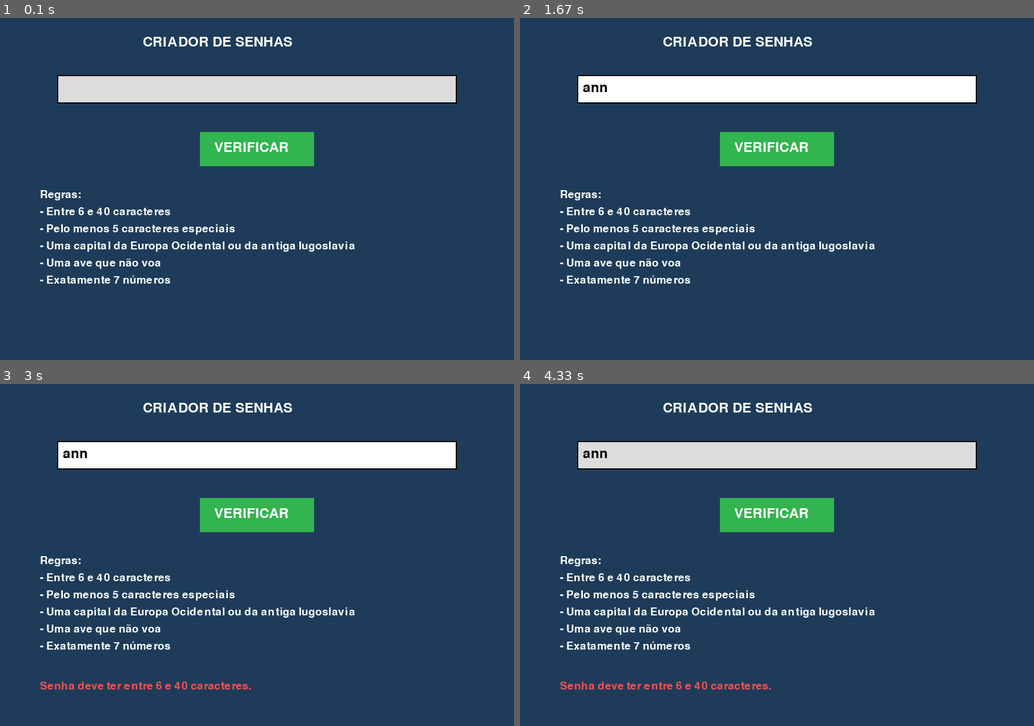
Above: before the commit, frames 1-4 (two rows, left to right).
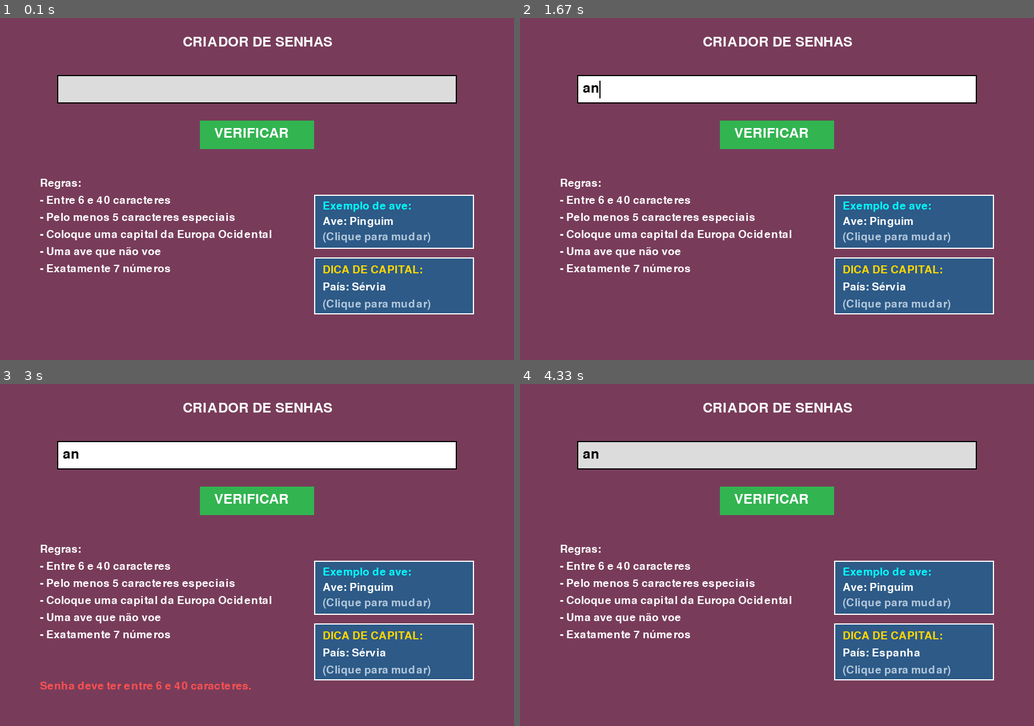
Above: after the commit, the same moments.

Repository: pedroafpovoa-cmyk/Asas-Assadas-Hackathon
Game: pygame game, started from mini game 1.py
Same seed, same stepped clock (60 frames per second), same inputs: the game is played once before the commit and once after it.
Inputs (mouse positions are in pixels of both pictures, inside the frame that each line leads up to):
- Up to frame 1 (0.1 s): no input
- Up to frame 2 (1.67 s): click (777, 89) at 0.38 s; type "ann" at 0.67 s; tap Enter at 1 s; hold Backspace from 1.22 s (still down); hold Right from 1.22 s (still down)
- Up to frame 3 (3 s): release Backspace at 1.68 s; release Right at 1.68 s; hold Delete 1.77-2.23 s; hold Right 1.77-2.23 s; click "VERIFICAR" at 2.37 s; click (257, 455) at 2.7 s, where only the run after the commit has a clickable "an"
- Up to frame 4 (4.33 s): click (915, 650) at 3.03 s, where only the run after the commit has a clickable "DICA DE CAPITAL:"; move the mouse to (967, 674) at 3.32 s; click (967, 674) at 3.37 s; move the mouse to (838, 585) at 3.65 s; click (838, 585) at 3.7 s

The runs differ from the first frame. In frame 1, 93% of the frame differs, in the area x 0-100%, y 0-100%; in frame 2, 93%; in frame 3, 92%; in frame 4, 93%.

Commit message:
Update mini game 1.py

Diff:
--- a/mini game 1.py
+++ b/mini game 1.py
@@ -1,5 +1,7 @@
 import pygame
 import string
+import random
+import unicodedata  # Importado para remover acentos na comparação
 
 pygame.init()
 
@@ -13,197 +15,300 @@
 fonte_pequena = pygame.font.SysFont(None, 28)
 
 caixa = pygame.Rect(100, 100, 700, 50)
-botao = pygame.Rect(350, 200, 200, 60)
+botao = pygame.Rect(350, 180, 200, 50)  # Ajustado levemente a posição para dar espaço aos blocos
+
+# Retângulos para os blocos de dicas no canto inferior direito
+bloquinho_ave = pygame.Rect(550, 310, 280, 95)   # Novo bloco (em cima)
+bloquinho_dica = pygame.Rect(550, 420, 280, 100) # Bloco de capitais (em baixo)
 
 cor_inativa = (220, 220, 220)
 cor_ativa = (255, 255, 255)
 
 ativa = False
 senha = ""
+indice_cursor = 0
+
+tempo_cursor = 0
+mostrar_cursor = True
 
 mensagem = ""
 cor_mensagem = (255, 255, 255)
 
 
+# Função auxiliar para remover acentos e deixar em minúsculo
+def normalizar_texto(texto):
+    texto_minusculo = texto.strip().lower()
+    # Remove acentos usando decomposição unicode
+    processado = unicodedata.normalize('NFKD', texto_minusculo)
+    return "".join([c for c in processado if not unicodedata.combining(c)])
+
+
 def carregar_lista(arquivo):
-
     lista = []
-
-    with open(arquivo, "r", encoding="utf-8") as f:
-
-        for linha in f:
-
-            linha = linha.strip().lower()
-
-            if linha != "":
-                lista.append(linha)
-
+    try:
+        with open(arquivo, "r", encoding="utf-8") as f:
+            for linha in f:
+                linha = linha.strip()
+                if linha != "":
+                    # Guarda o texto normalizado (sem acento e minúsculo) para a checagem rápida
+                    lista.append(normalizar_texto(linha))
+    except FileNotFoundError:
+        print(f"Aviso: Arquivo {arquivo} não encontrado.")
     return lista
 
 
-capitais = carregar_lista("capitais.txt")
+def carregar_capitais(arquivo):
+    dicionario_capitais = {}
+    try:
+        with open(arquivo, "r", encoding="utf-8") as f:
+            for linha in f:
+                linha = linha.strip()
+                if linha and ":" in linha and not linha.startswith("["):
+                    capital, pais = linha.split(":", 1)
+                    # A chave do dicionário será a capital SEM acento para facilitar a busca genérica
+                    dicionario_capitais[normalizar_texto(capital)] = pais.strip()
+    except FileNotFoundError:
+        print(f"Aviso: Arquivo {arquivo} não encontrado.")
+    return dicionario_capitais
+
+
+# Carrega as estruturas de dados
+capitais_dict = carregar_capitais("capitais.txt")
 aves = carregar_lista("aves.txt")
 
+# Variáveis para as dicas visuais
+capital_secreta = ""
+pais_dica = ""
+ave_dica = ""
+
+
+def sortear_dica_capital():
+    global capital_secreta, pais_dica
+    if capitais_dict:
+        capital_normalizada, pais = random.choice(list(capitais_dict.items()))
+        pais_dica = pais
+    else:
+        pais_dica = "Arquivo não encontrado"
+
+
+def sortear_dica_ave():
+    global ave_dica
+    if aves:
+        # Sorteia uma ave da lista (ela está guardada normalizada, mas serve como string de dica)
+        ave_dica = random.choice(aves).capitalize()
+    else:
+        ave_dica = "Arquivo não encontrado"
+
+
+# Sorteia as primeiras dicas do jogo
+sortear_dica_capital()
+sortear_dica_ave()
+
 
 def verificar_tamanho(texto):
-
     return 6 <= len(texto) <= 40
 
 
 def verificar_especiais(texto):
-
     quantidade = 0
-
     for caractere in texto:
-
         if caractere in string.punctuation:
             quantidade += 1
-
     return quantidade >= 5
 
 
+# AGORA ACEITA QUALQUER CAPITAL DO ARQUIVO (E IGNORA ACENTOS)
 def verificar_capital(texto):
-
-    texto = texto.lower()
-
-    for capital in capitais:
-
-        if capital in texto:
+    texto_usuario = normalizar_texto(texto)
+    # Procura se alguma das chaves (capitais sem acento) está contida no texto do usuário
+    for capital in capitais_dict.keys():
+        if capital in texto_usuario:
             return True
-
     return False
 
 
+# VERIFICA SE QUALQUER AVE ESTÁ NA SENHA (E IGNORA ACENTOS)
 def verificar_ave(texto):
-
-    texto = texto.lower()
-
+    texto_usuario = normalizar_texto(texto)
     for ave in aves:
-
-        if ave in texto:
+        if ave in texto_usuario:
             return True
-
     return False
 
 
 def verificar_numeros(texto):
-
     quantidade = 0
-
     for caractere in texto:
-
         if caractere.isdigit():
             quantidade += 1
-
     return quantidade == 7
 
 
 def verificar_senha(texto):
-
     erros = []
-
     if not verificar_tamanho(texto):
         erros.append("Senha deve ter entre 6 e 40 caracteres.")
-
     if not verificar_especiais(texto):
         erros.append("Senha deve possuir pelo menos 5 caracteres especiais.")
-
     if not verificar_capital(texto):
-        erros.append("Inclua uma capital válida.")
-
+        erros.append("A senha não contém nenhuma capital válida!")
     if not verificar_ave(texto):
-        erros.append("Inclua uma ave que não voa.")
-
+        erros.append("Inclua uma ave que não voa válida.")
     if not verificar_numeros(texto):
         erros.append("A senha deve conter exatamente 7 números.")
-
     return erros
 
 
 clock = pygame.time.Clock()
-
 rodando = True
 
 while rodando:
+    dt = clock.tick(60)
+
+    tempo_cursor += dt
+    if tempo_cursor >= 500:
+        mostrar_cursor = not mostrar_cursor
+        tempo_cursor = 0
 
     for evento in pygame.event.get():
-
         if evento.type == pygame.QUIT:
             rodando = False
 
         if evento.type == pygame.MOUSEBUTTONDOWN:
-
             if caixa.collidepoint(evento.pos):
                 ativa = True
-
+                indice_cursor = len(senha)
             else:
                 ativa = False
 
+            # Clique no bloco de dicas de capitais
+            if bloquinho_dica.collidepoint(evento.pos):
+                sortear_dica_capital()
+                mensagem = ""
+
+            # Clique no bloco de dicas de aves
+            if bloquinho_ave.collidepoint(evento.pos):
+                sortear_dica_ave()
+                mensagem = ""
+
             if botao.collidepoint(evento.pos):
-
                 erros = verificar_senha(senha)
-
                 if len(erros) == 0:
-                    mensagem = "SENHA VALIDA!"
+                    mensagem = "SENHA VÁLIDA!"
                     cor_mensagem = (0, 255, 0)
-
                 else:
                     mensagem = erros[0]
                     cor_mensagem = (255, 80, 80)
 
         if evento.type == pygame.KEYDOWN and ativa:
-
             if evento.key == pygame.K_BACKSPACE:
-
-                senha = senha[:-1]
-
-            else:
-
-                if len(senha) < 40:
-                    senha += evento.unicode
-
-    tela.fill((30, 60, 90))
-
-    titulo = fonte.render("CRIADOR DE SENHAS", True, (255, 255, 255))
+                if indice_cursor > 0:
+                    senha = senha[: indice_cursor - 1] + senha[indice_cursor:]
+                    indice_cursor -= 1
+                    mostrar_cursor = True
+                    tempo_cursor = 0
+
+            elif evento.key == pygame.K_DELETE:
+                if indice_cursor < len(senha):
+                    senha = senha[:indice_cursor] + senha[indice_cursor + 1 :]
+                    mostrar_cursor = True
+                    tempo_cursor = 0
+
+            elif evento.key == pygame.K_LEFT:
+                if indice_cursor > 0:
+                    indice_cursor -= 1
+                    mostrar_cursor = True
+                    tempo_cursor = 0
+
+            elif evento.key == pygame.K_RIGHT:
+                if indice_cursor < len(senha):
+                    indice_cursor += 1
+                    mostrar_cursor = True
+                    tempo_cursor = 0
+
+            elif evento.key not in (pygame.K_RETURN, pygame.K_KP_ENTER, pygame.K_TAB, pygame.K_ESCAPE):
+                if evento.unicode and evento.unicode.isprintable():
+                    if len(senha) < 40:
+                        senha = (
+                            senha[:indice_cursor]
+                            + evento.unicode
+                            + senha[indice_cursor:]
+                        )
+                        indice_cursor += 1
+                        mostrar_cursor = True
+                        tempo_cursor = 0
+
+    tela.fill((120, 60, 90))
+
+    titulo = fonte.render("          CRIADOR DE SENHAS", True, (255, 255, 255))
     tela.blit(titulo, (250, 30))
 
     cor = cor_ativa if ativa else cor_inativa
-
     pygame.draw.rect(tela, cor, caixa)
     pygame.draw.rect(tela, (0, 0, 0), caixa, 2)
 
-    texto = fonte.render(senha, True, (0, 0, 0))
-    tela.blit(texto, (caixa.x + 10, caixa.y + 10))
+    texto_antes_cursor = senha[:indice_cursor]
+    superficie_antes = fonte.render(texto_antes_cursor, True, (0, 0, 0))
+    largura_antes = superficie_antes.get_width()
+
+    texto_completo = fonte.render(senha, True, (0, 0, 0))
+    tela.blit(texto_completo, (caixa.x + 10, caixa.y + 11))
+
+    if ativa and mostrar_cursor:
+        x_cursor = caixa.x + 10 + largura_antes
+        pygame.draw.line(
+            tela,
+            (0, 0, 0),
+            (x_cursor, caixa.y + 10),
+            (x_cursor, caixa.y + 40),
+            2,
+        )
 
     pygame.draw.rect(tela, (50, 180, 80), botao)
-
     texto_botao = fonte.render("VERIFICAR", True, (255, 255, 255))
-    tela.blit(texto_botao, (botao.x + 25, botao.y + 15))
+    tela.blit(texto_botao, (botao.x + 25, botao.y + 10))
 
     regras = [
         "Regras:",
         "- Entre 6 e 40 caracteres",
         "- Pelo menos 5 caracteres especiais",
-        "- Uma capital da Europa Ocidental ou da antiga Iugoslavia",
-        "- Uma ave que não voa",
-        "- Exatamente 7 números"
+        "- Coloque uma capital da Europa Ocidental",
+        "- Uma ave que não voe",
+        "- Exatamente 7 números",
     ]
 
-    y = 300
-
+    y = 280
     for linha in regras:
-
         superficie = fonte_pequena.render(linha, True, (255, 255, 255))
         tela.blit(superficie, (70, y))
         y += 30
 
+    pygame.draw.rect(tela, (45, 90, 135), bloquinho_ave)
+    pygame.draw.rect(tela, (255, 255, 255), bloquinho_ave, 2)
+
+    texto_ave_titulo = fonte_pequena.render("Exemplo de ave:", True, (0, 255, 255))  # Cor Ciano
+    texto_ave_conteudo = fonte_pequena.render(f"Ave: {ave_dica}", True, (255, 255, 255))
+    texto_ave_clique = fonte_pequena.render("(Clique para mudar)", True, (180, 200, 220))
+
+    tela.blit(texto_ave_titulo, (bloquinho_ave.x + 15, bloquinho_ave.y + 10))
+    tela.blit(texto_ave_conteudo, (bloquinho_ave.x + 15, bloquinho_ave.y + 37))
+    tela.blit(texto_ave_clique, (bloquinho_ave.x + 15, bloquinho_ave.y + 64))
+
+    pygame.draw.rect(tela, (45, 90, 135), bloquinho_dica)
+    pygame.draw.rect(tela, (255, 255, 255), bloquinho_dica, 2)
+
+    texto_dica_titulo = fonte_pequena.render("DICA DE CAPITAL:", True, (255, 215, 0))
+    texto_dica_conteudo = fonte_pequena.render(f"País: {pais_dica}", True, (255, 255, 255))
+    texto_dica_clique = fonte_pequena.render("(Clique para mudar)", True, (180, 200, 220))
+
+    tela.blit(texto_dica_titulo, (bloquinho_dica.x + 15, bloquinho_dica.y + 12))
+    tela.blit(texto_dica_conteudo, (bloquinho_dica.x + 15, bloquinho_dica.y + 42))
+    tela.blit(texto_dica_clique, (bloquinho_dica.x + 15, bloquinho_dica.y + 72))
+
     if mensagem != "":
-
         resultado = fonte_pequena.render(mensagem, True, cor_mensagem)
         tela.blit(resultado, (70, 520))
 
     pygame.display.flip()
 
-    clock.tick(60)
-
 pygame.quit()
